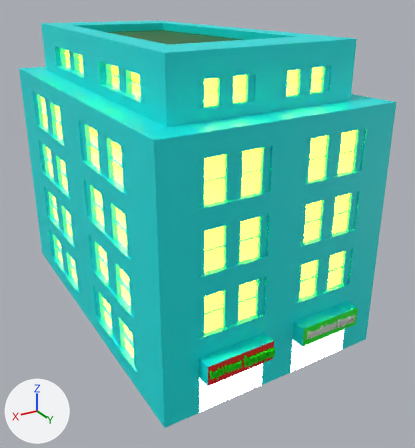
A saved change to the FBX model Assets/Models/majestic_tower.fbx.
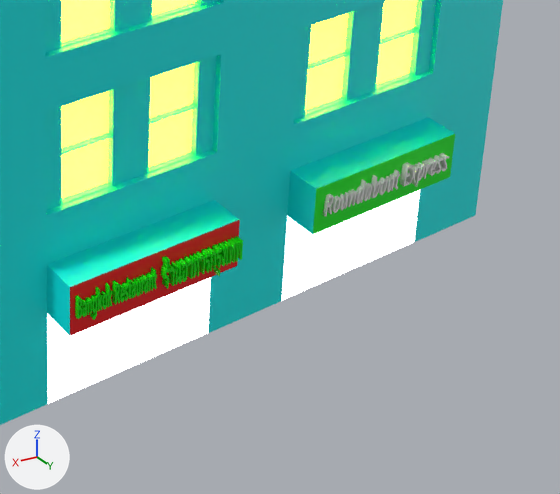
Old and new are each drawn whole from a 50 mm camera at (424.0, 766.0, 507.0) aimed at (-8.0, 46.0, 147.0) and again close up on the part from 44% to 96% of the width and 57% to 100% of the height. The lights are fixed; the arrows at lower left show +X, +Y and +Z. Where no turn or scale is listed for an object, it has been applied to the vertices. Vertices at the same position are counted once.

The scene before the commit, as lines of its bpy script (objects in view):
```python
ob_plane = bpy.data.objects.new('Plane', me_plane)
ob_plane.location = (0.0, 0.0, 0.0)
ob_text = bpy.data.objects.new('Text', me_text)
ob_text.location = (-17.9, 282.3, 65.2)
ob_text.rotation_euler = (-1.571, -3.142, 0.0)  # degrees (-90, -180, 0)
ob_text.scale = (10.0, 18.3, 10.0)
ob_text_001 = bpy.data.objects.new('Text.001', me_text_001)
ob_text_001.location = (133.9, 287.1, 65.2)
ob_text_001.rotation_euler = (-1.571, -3.142, 0.0)  # degrees (-90, -180, 0)
ob_text_001.scale = (6.15, 21.5, 10.0)
ob_text_002 = bpy.data.objects.new('Text.002', me_text_002)
ob_text_002.location = (84.8, 287.1, 63.0)
ob_text_002.rotation_euler = (-1.571, -3.142, 0.0)  # degrees (-90, -180, 0)
ob_text_002.scale = (7.72, 28.8, 10.0)
```
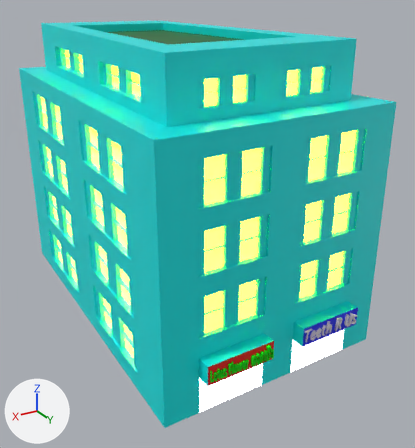
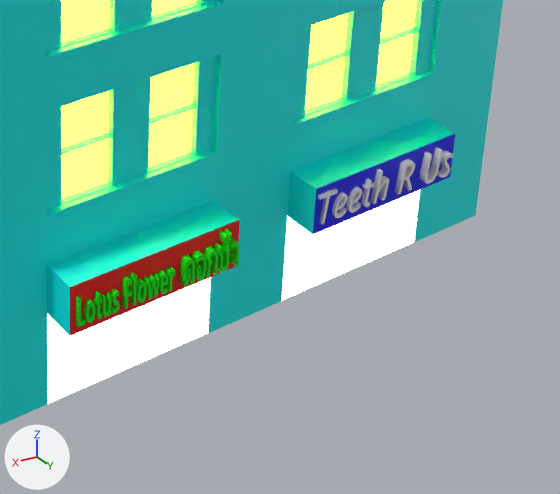
Pixel boxes [x1, y1, x2, y2] of what changed, in the close-ups (560 x 494 px; the box of a moved part takes in the faces that stretch with it):
'Plane', recoloured (green to blue): [72, 131, 458, 330] in both
'Text', reshaped, moved, rescaled (7% wider, 22% taller): before [323, 153, 449, 216]; after [318, 147, 453, 224]
'Text.001', reshaped, moved, rescaled (20% wider, 15% taller): before [75, 267, 157, 320]; after [76, 266, 175, 327]
'Text.002', reshaped, moved, rescaled (28% narrower, 9% taller): before [161, 236, 243, 289]; after [180, 228, 239, 286]
part 1 of me_text_002, added: after [219, 228, 231, 245]
part 2 of me_text_002, deleted (green): before [162, 236, 243, 277]
part 3 of me_text_002, moved or reshaped: before [161, 253, 200, 289]; after [180, 237, 239, 286]
part 4 of me_text_001, moved or reshaped: before [101, 291, 107, 309]; after [136, 278, 147, 303]
part 5 of me_text_001, added: after [130, 272, 137, 306]
part 6 of me_text_001, added: after [122, 275, 133, 309]
part 7 of me_text_001, deleted (green): before [105, 267, 157, 307]
part 8 of me_text_001, moved or reshaped: before [75, 287, 102, 320]; after [76, 289, 119, 327]
part 9 of me_text_001, cut back: before [112, 280, 128, 305]; after [144, 267, 175, 300]
part 10 of me_text, deleted: before [392, 153, 449, 189]
part 11 of me_text, moved or reshaped: before [323, 174, 395, 216]; after [318, 147, 453, 224]

What changed in the scene script:
```text
Change mat_material_005:
    mat_material_005.base_color: (0.0, 0.8, 0.00447) -> (0.0, 0.00411, 0.8)  # green #00e70e -> blue #000de7
Change me_text_001:
    used by ob_text_001; location = (133.9, 287.1, 65.2); rotation_euler = (-1.571, -3.142, 0.0), in degrees (-90, -180, 0); scale = (6.15, 21.5, 10.0)
    remove me_text_001.from_pydata(...)  # 4680 vertices, 6988 faces; spans x 0.06..7.25, y -0.18..0.57, z -0.25..0.25
    add me_text_001.from_pydata(...)  # 2420 vertices, 3598 faces; spans x 0.06..4.57, y -0.01..0.57, z -0.25..0.25
    me_text_001 part 4: the loose piece of 312 vertices spanning x 2.29..2.71, y -0.01..0.39, z -0.25..0.25 is moved by (0.51, 0.0, 0.0)
    me_text_001 part 5: a new loose piece, a box spanning x 2.61..2.73, y 0.0..0.57, z -0.25..0.25, in mat_material_007 (green #05e700)
    me_text_001 part 6: a new loose piece of 20 vertices spanning x 2.23..2.54, y 0.0..0.54, z -0.25..0.25, in mat_material_007 (green #05e700)
    me_text_001 part 7: 8 loose pieces with 1380 vertices, spanning x 2.78..7.25, y -0.01..0.57, z -0.25..0.25, are deleted
    me_text_001 part 8: 12 vertices moved within x 0.44..1.79, y -0.01..0.39, z -0.25..0.25; 1320 vertices removed from x 0.18..2.27, y -0.18..0.57, z -0.25..0.25; 1402 vertices added at x 0.18..1.94, y -0.01..0.54, z -0.25..0.25
    me_text_001 part 9: 14 vertices moved within x 3.96..4.46, y 0.25..0.36, z -0.25..0.25; 1490 vertices removed from x 3.43..4.6, y -0.01..0.54, z -0.25..0.25; 500 vertices added at x 3.25..4.57, y -0.01..0.39, z -0.25..0.25
Change me_text:
    used by ob_text; location = (-17.9, 282.3, 65.2); rotation_euler = (-1.571, -3.142, 0.0), in degrees (-90, -180, 0); scale = (10.0, 18.3, 10.0)
    remove me_text.from_pydata(...)  # 5664 vertices, 8460 faces; spans x 0.08..8.65, y -0.17..0.68, z -0.25..0.25
    add me_text.from_pydata(...)  # 2766 vertices, 4129 faces; spans x 0.12..4.52, y -0.02..0.68, z -0.25..0.25
    me_text part 10: 8 loose pieces with 2562 vertices, spanning x 4.89..8.65, y -0.17..0.63, z -0.25..0.25, are deleted
    me_text part 11: 46 vertices moved within x 0.64..4.45, y -0.01..0.48, z -0.25..0.25; 2872 vertices removed from x 0.08..4.8, y -0.01..0.68, z -0.25..0.25; 2536 vertices added at x 0.12..4.52, y -0.02..0.68, z -0.25..0.25
Change me_text_002:
    used by ob_text_002; location = (84.8, 287.1, 63.0); rotation_euler = (-1.571, -3.142, 0.0), in degrees (-90, -180, 0); scale = (7.72, 28.8, 10.0)
    remove me_text_002.from_pydata(...)  # 12168 vertices, 18244 faces; spans x 0.03..6.04, y -0.18..0.57, z -0.25..0.25
    add me_text_002.from_pydata(...)  # 4962 vertices, 7439 faces; spans x 0.03..2.24, y -0.01..0.57, z -0.25..0.25
    me_text_002 part 1: a new loose piece of 722 vertices spanning x 1.61..1.87, y 0.41..0.57, z -0.25..0.25, in mat_material_008 (green #05e700)
    me_text_002 part 2: 10 loose pieces with 6844 vertices, spanning x 0.1..6.04, y -0.18..0.57, z -0.25..0.25, are deleted
    me_text_002 part 3: 70 vertices moved within x 0.03..2.24, y 0.02..0.39, z -0.25..0.25; 5030 vertices removed from x 0.03..2.66, y -0.01..0.39, z -0.25..0.25; 3946 vertices added at x 0.03..2.24, y -0.01..0.39, z -0.25..0.25
Change ob_text_001:
    ob_text_001.location: (133.9, 287.1, 65.2) -> (133.9, 287.1, 60.4)
    ob_text_001.scale: (6.15, 21.5, 10.0) -> (12.1, 29.7, 10.0)
Change ob_text:
    ob_text.location: (-17.9, 282.3, 65.2) -> (-11.8, 282.3, 61.2)
    ob_text.scale: (10.0, 18.3, 10.0) -> (21.2, 27.8, 10.0)
Change ob_text_002:
    ob_text_002.location: (84.8, 287.1, 63.0) -> (73.5, 287.1, 59.9)
    ob_text_002.scale: (7.72, 28.8, 10.0) -> (14.9, 38.0, 10.0)
```
